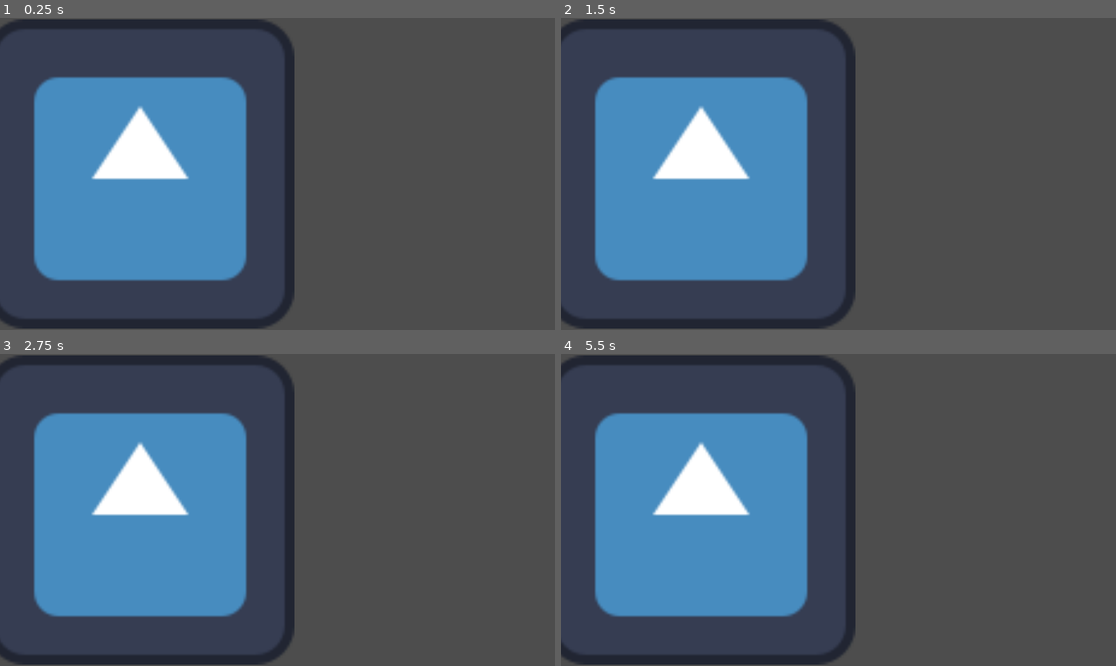
Above: before the commit, frames 1-4 (two rows, left to right).
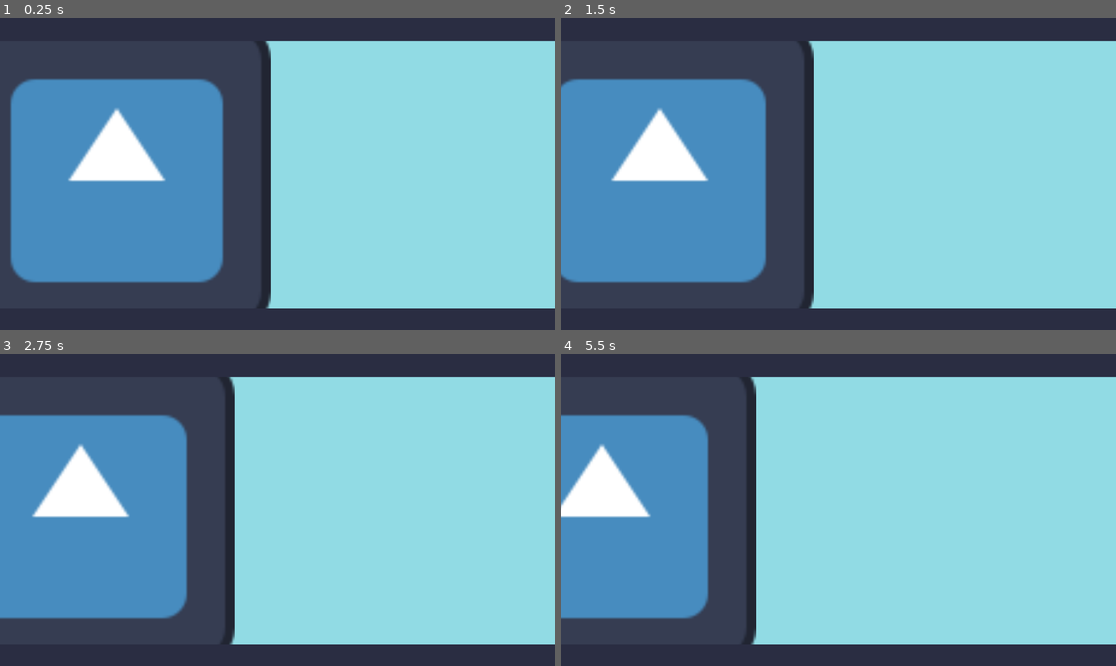
Above: after the commit, the same moments.

Repository: les-brows/la-boucle-musicale
Game: Godot game, scene res://Levels/ScrollingLevel.tscn
Same seed, same stepped clock (60 frames per second), same inputs: the game is played once before the commit and once after it. Before the commit the project starts from res://scrolling_level.tscn. The engine's default icon, where the game draws it, is replaced by a stand-in: a white triangle on a blue panel in a dark square.
Inputs:
- Up to frame 1 (0.25 s): no input
- Up to frame 2 (1.5 s): no input
- Up to frame 3 (2.75 s): no input
- Up to frame 4 (5.5 s): no input

The runs differ from the first frame. In frame 1, 61% of the frame differs, in the area x 0-100%, y 0-100%; in frame 2, 68%; in frame 3, 72%; in frame 4, 77%.
Error before the commit: Invalid access to property or key 'CAMERA_SPEED' on a base object of type 'Nil'. (res://scrolling_level.gd:6)

Commit message:
feat: add sprites and collision for walls

Diff:
--- /dev/null
+++ b/Levels/ScrollingLevel.tscn
@@ -0,0 +1,75 @@
+[gd_scene load_steps=9 format=3 uid="uid://c0xi81rtw0j1x"]
+
+[ext_resource type="Script" uid="uid://dcsblj63e8pkg" path="res://Levels/scrolling_level.gd" id="1_fh0lb"]
+[ext_resource type="Texture2D" uid="uid://c8ndkv3op4c16" path="res://icon.svg" id="2_0352d"]
+
+[sub_resource type="RectangleShape2D" id="RectangleShape2D_fh0lb"]
+size = Vector2(64.8503, 61.3333)
+
+[sub_resource type="Gradient" id="Gradient_fh0lb"]
+offsets = PackedFloat32Array(1)
+colors = PackedColorArray(0.168627, 0.176471, 0.258824, 1)
+
+[sub_resource type="GradientTexture2D" id="GradientTexture2D_0352d"]
+gradient = SubResource("Gradient_fh0lb")
+
+[sub_resource type="Gradient" id="Gradient_0352d"]
+offsets = PackedFloat32Array(0)
+colors = PackedColorArray(0.572549, 0.862745, 0.898039, 1)
+
+[sub_resource type="GradientTexture2D" id="GradientTexture2D_6wcv4"]
+gradient = SubResource("Gradient_0352d")
+
+[sub_resource type="SegmentShape2D" id="SegmentShape2D_fh0lb"]
+a = Vector2(2500, 642)
+b = Vector2(2500, 9)
+
+[node name="ScrollingLevel" type="Node2D"]
+script = ExtResource("1_fh0lb")
+
+[node name="Camera2D" type="Camera2D" parent="."]
+position = Vector2(580, 320)
+
+[node name="Sprite2D" type="Sprite2D" parent="."]
+position = Vector2(254, 324)
+scale = Vector2(5, 5.014)
+texture = ExtResource("2_0352d")
+
+[node name="TopWall" type="Area2D" parent="."]
+
+[node name="CollisionShape2D" type="CollisionShape2D" parent="TopWall"]
+position = Vector2(2086.5, 20)
+scale = Vector2(65.551, 0.75)
+shape = SubResource("RectangleShape2D_fh0lb")
+
+[node name="Sprite2D" type="Sprite2D" parent="TopWall"]
+position = Vector2(2096, 20)
+scale = Vector2(65.551, 0.75)
+texture = SubResource("GradientTexture2D_0352d")
+
+[node name="BottomWall" type="Area2D" parent="."]
+
+[node name="CollisionShape2D" type="CollisionShape2D" parent="BottomWall"]
+position = Vector2(2096, 624)
+scale = Vector2(65.551, 0.75)
+shape = SubResource("RectangleShape2D_fh0lb")
+
+[node name="Sprite2D" type="Sprite2D" parent="BottomWall"]
+position = Vector2(2478, 623)
+scale = Vector2(77.521, 0.749999)
+texture = SubResource("GradientTexture2D_0352d")
+
+[node name="Ground" type="Node2D" parent="."]
+
+[node name="Sprite2D" type="Sprite2D" parent="Ground"]
+z_index = -1
+position = Vector2(2484.16, 331)
+scale = Vector2(77.5261, 9.46875)
+texture = SubResource("GradientTexture2D_6wcv4")
+
+[node name="Area2D" type="Area2D" parent="Ground"]
+
+[node name="CollisionShape2D" type="CollisionShape2D" parent="Ground/Area2D"]
+shape = SubResource("SegmentShape2D_fh0lb")
+
+[connection signal="body_entered" from="Ground/Area2D" to="." method="_on_area_2d_body_entered"]
--- a/scrolling_level.gd
+++ b/Levels/scrolling_level.gd
@@ -7,3 +7,7 @@
 
 func _process(delta):
 	move_camera()
+
+
+func _on_area_2d_body_entered(body: Node2D) -> void:
+	print("Player hit the middle of the level !")
--- a/globals.gd
+++ b/globals.gd
@@ -1 +1,3 @@
+extends Node
+
 var CAMERA_SPEED = 0.5
--- a/scrolling_level.tscn
+++ /dev/null
@@ -1,15 +0,0 @@
-[gd_scene load_steps=3 format=3 uid="uid://c0xi81rtw0j1x"]
-
-[ext_resource type="Texture2D" uid="uid://c8ndkv3op4c16" path="res://icon.svg" id="1_4v3qg"]
-[ext_resource type="Script" uid="uid://dcsblj63e8pkg" path="res://scrolling_level.gd" id="1_jprt1"]
-
-[node name="ScrollingLevel" type="Node2D"]
-script = ExtResource("1_jprt1")
-
-[node name="Camera2D" type="Camera2D" parent="."]
-position = Vector2(466, 157)
-
-[node name="Sprite2D" type="Sprite2D" parent="."]
-position = Vector2(181, 157)
-scale = Vector2(5, 5.014)
-texture = ExtResource("1_4v3qg")
